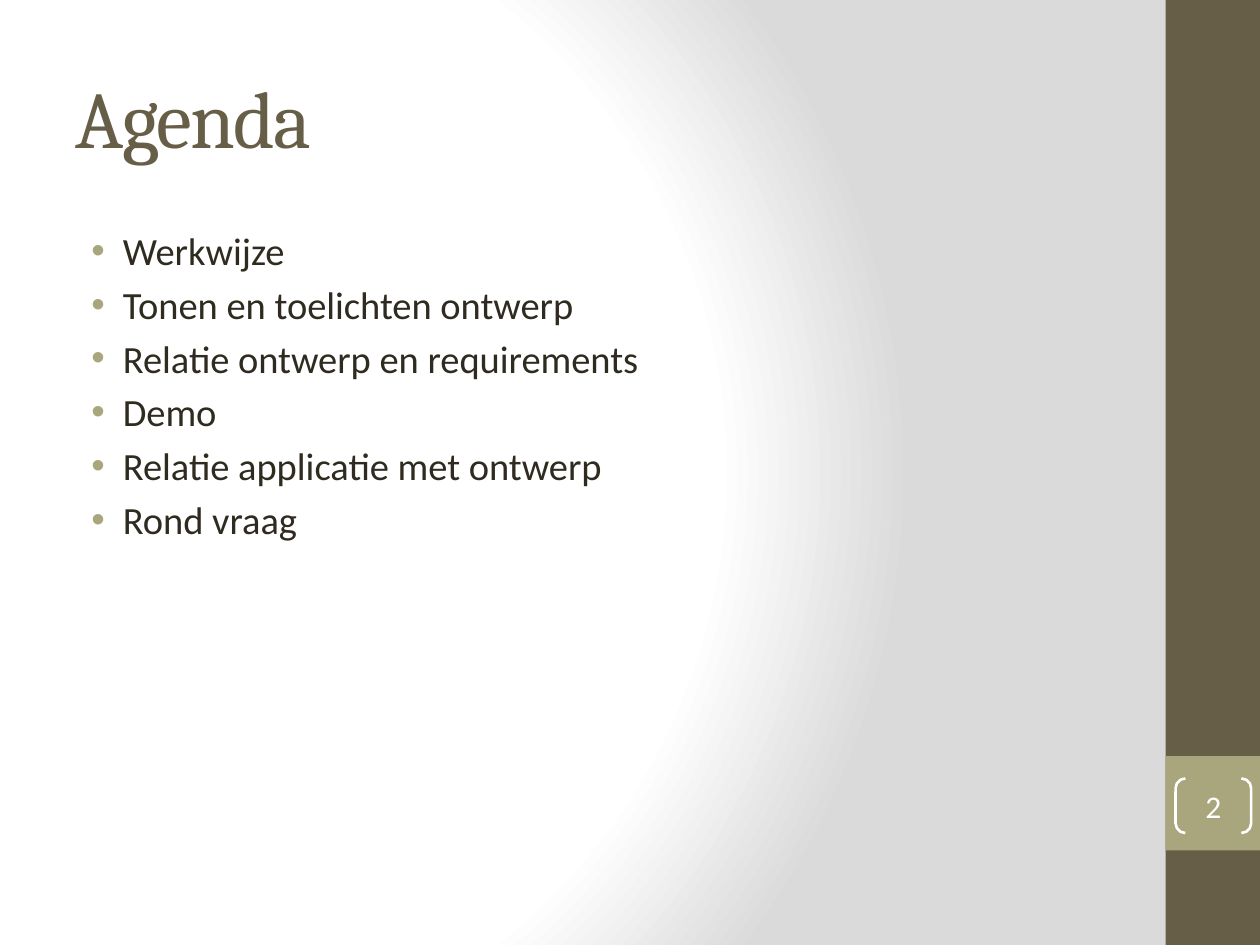
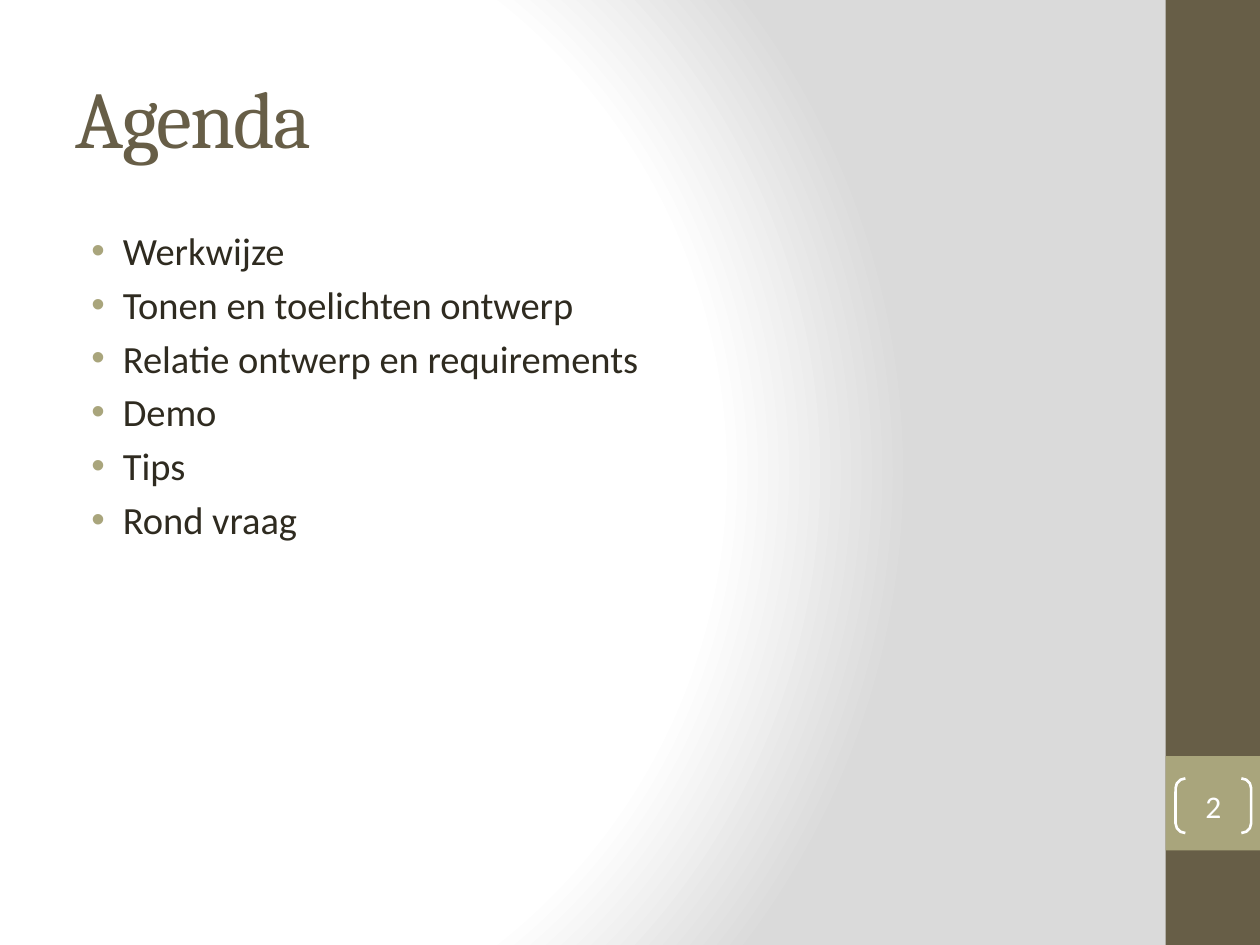
Before and after one commit to patrick1973/life-2, a slide deck: slide 2 of presentatie/Life 2013.pptx. Drawn at 1260x945 pixels with LibreOffice and Linux fonts; fonts in the diff are those of the drawing. Boxes give left, top, right and bottom in pixels: in the first picture for what was removed or moved away, otherwise in the second. Text is boxed around its words. In the diff, an @@ line names an element or a change of style, - is before the commit and + after.

```diff
--- a/presentatie/Life 2013.pptx
+++ b/presentatie/Life 2013.pptx
@@ text at <box>123,453,186,487</box>: text changed @@
-• Relatie applicatie met ontwerp
+• Tips
```
Also in this commit, not shown: 1 other slide changed, 2 slides added.
